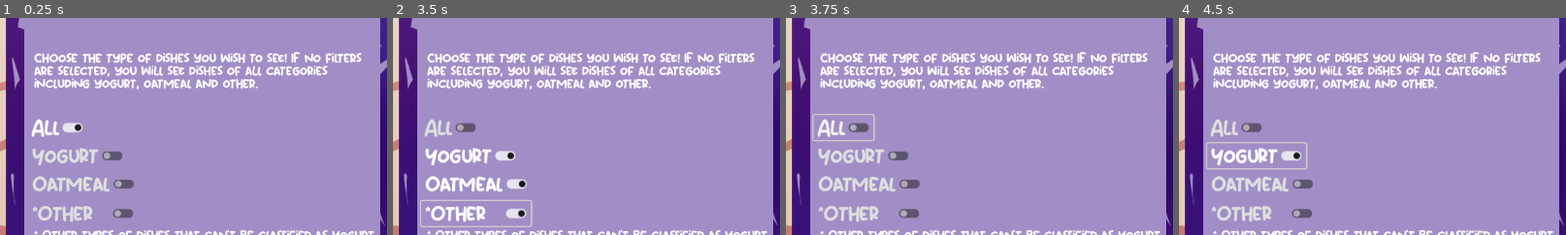
Above: before the commit, frames 1-4 (left to right).
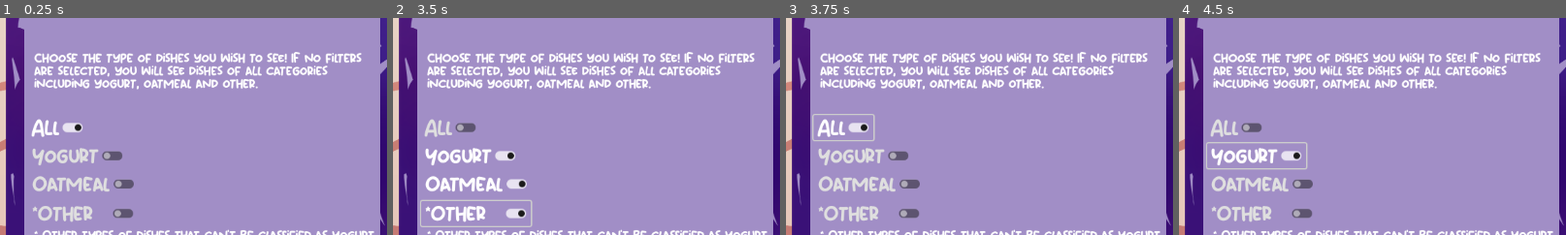
Above: after the commit, the same moments.

Repository: authenticBloodshed/gOATmeal
Game: Godot game, scene res://filters.tscn
Two runs of this game, one before a commit and one after it. Both use one fixed random seed, a clock stepped at 60 frames per second and the inputs below. This scene is started directly instead of the project's main scene.
Inputs:
- Up to frame 1 (0.25 s): no input
- Up to frame 2 (3.5 s): click "All" at 0.5 s; click "Yogurt" at 1.25 s; click "Oatmeal" at 2 s; click "*Other" at 2.75 s
- Up to frame 3 (3.75 s): click "All" at 3.5 s
- Up to frame 4 (4.5 s): click "Yogurt" at 4.25 s
The pictures show only the part of the screen within x 0-50%, y 17-67%; the shares and areas given below are measured in that part.

Frames 1-2 are identical in both runs. In frame 3, 0.2% of the frame differs, in the area x 16-22%, y 48-53%; in frame 4, nothing differs.

Commit message:
Filters now work for dish types
Filters should now theoretically work for dish types (but only for the dish types and not for anything else in the scene)

Diff:
--- a/ToggleManager.gd
+++ b/ToggleManager.gd
@@ -1,30 +1,58 @@
 extends Node2D
 
+var activeFilters = {
+	"yogurt": false,
+	"oatmeal": false,
+	"other": false
+}
 
-# Called when the node enters the scene tree for the first time.
+var allDishes = [
+	{ "name": "Strawberry Yogurt", "type": "yogurt" },
+	{ "name": "Banana Oatmeal", "type": "oatmeal" },
+	{ "name": "Chocolate Yogurt", "type": "yogurt" },
+	{ "name": "Mystery Dish", "type": "other" }
+]
+
 func _ready():
-	pass # Replace with function body.
+	pass
 
-
-# Called every frame. 'delta' is the elapsed time since the previous frame.
 func _process(delta):
 	pass
 
+func _on_all_button_toggled(toggled_on):
+	if toggled_on:
+		activeFilters["yogurt"] = false
+		activeFilters["oatmeal"] = false
+		activeFilters["other"] = false
+		$TabContainer/Type/YogurtButton.button_pressed = false
+		$TabContainer/Type/OatmealButton.button_pressed = false
+		$TabContainer/Type/OtherButton.button_pressed = false
 
-
-func _on_all_button_toggled(toggled_on):
-	$TabContainer/Type/YogurtButton.button_pressed = false
-	$TabContainer/Type/OatmealButton.button_pressed = false
-	$TabContainer/Type/OtherButton.button_pressed = false
+	apply_filters()
 
 func _on_yogurt_button_toggled(toggled_on):
-	$TabContainer/Type/AllButton.button_pressed = false
+	activeFilters["yogurt"] = toggled_on
+
+	if toggled_on:
+		$TabContainer/Type/AllButton.button_pressed = false
+
+	apply_filters()
 
 func _on_oatmeal_button_toggled(toggled_on):
-	$TabContainer/Type/AllButton.button_pressed = false
+	activeFilters["oatmeal"] = toggled_on
+
+	if toggled_on:
+		$TabContainer/Type/AllButton.button_pressed = false
+
+	apply_filters()
 
 func _on_other_button_toggled(toggled_on):
-	$TabContainer/Type/AllButton.button_pressed = false
+	activeFilters["other"] = toggled_on
+
+	if toggled_on:
+		$TabContainer/Type/AllButton.button_pressed = false
+
+	apply_filters()
 
 func _on_none_button_toggled(toggled_on):
 	$"TabContainer/Diet preferences/VegetarianButton".button_pressed = false
@@ -39,6 +67,7 @@
 	$"TabContainer/Diet preferences/HalalButton".button_pressed = false
 	$"TabContainer/Diet preferences/KosherButton".button_pressed = false
 	$"TabContainer/Diet preferences/SeasonalButton".button_pressed = false
+
 
 func _on_vegetarian_button_toggled(toggled_on):
 	$"TabContainer/Diet preferences/NoneButton".button_pressed = false
@@ -75,3 +104,21 @@
 
 func _on_seasonal_button_toggled(toggled_on):
 	$"TabContainer/Diet preferences/NoneButton".button_pressed = false
+
+func apply_filters():
+	var filteredDishes = []
+	var anyFilterActive = false
+
+	for key in activeFilters:
+		if activeFilters[key]:
+			anyFilterActive = true
+			break
+
+	for dish in allDishes:
+		if $TabContainer/Type/AllButton.button_pressed or not anyFilterActive:
+			filteredDishes.append(dish)
+		else:
+			if activeFilters[dish["type"]]:
+				filteredDishes.append(dish)
+
+	print("Filtered dishes: ", filteredDishes)
